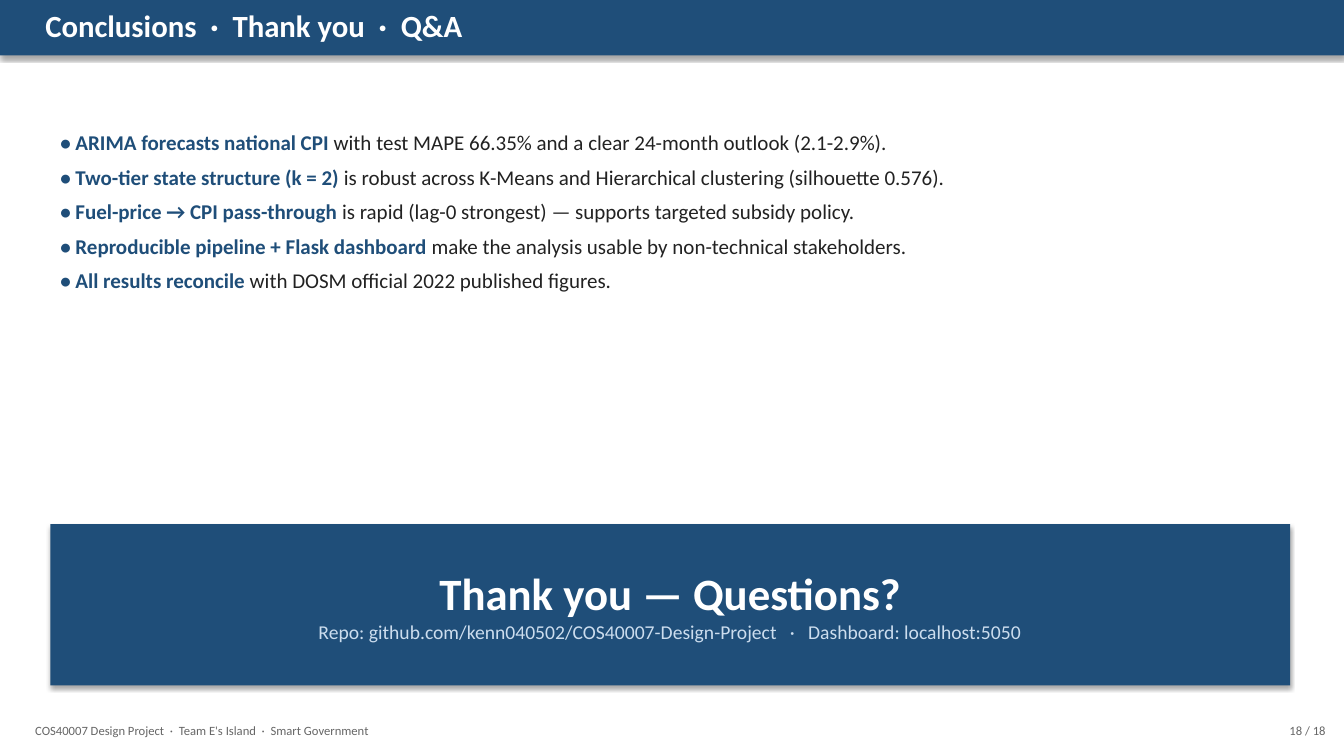
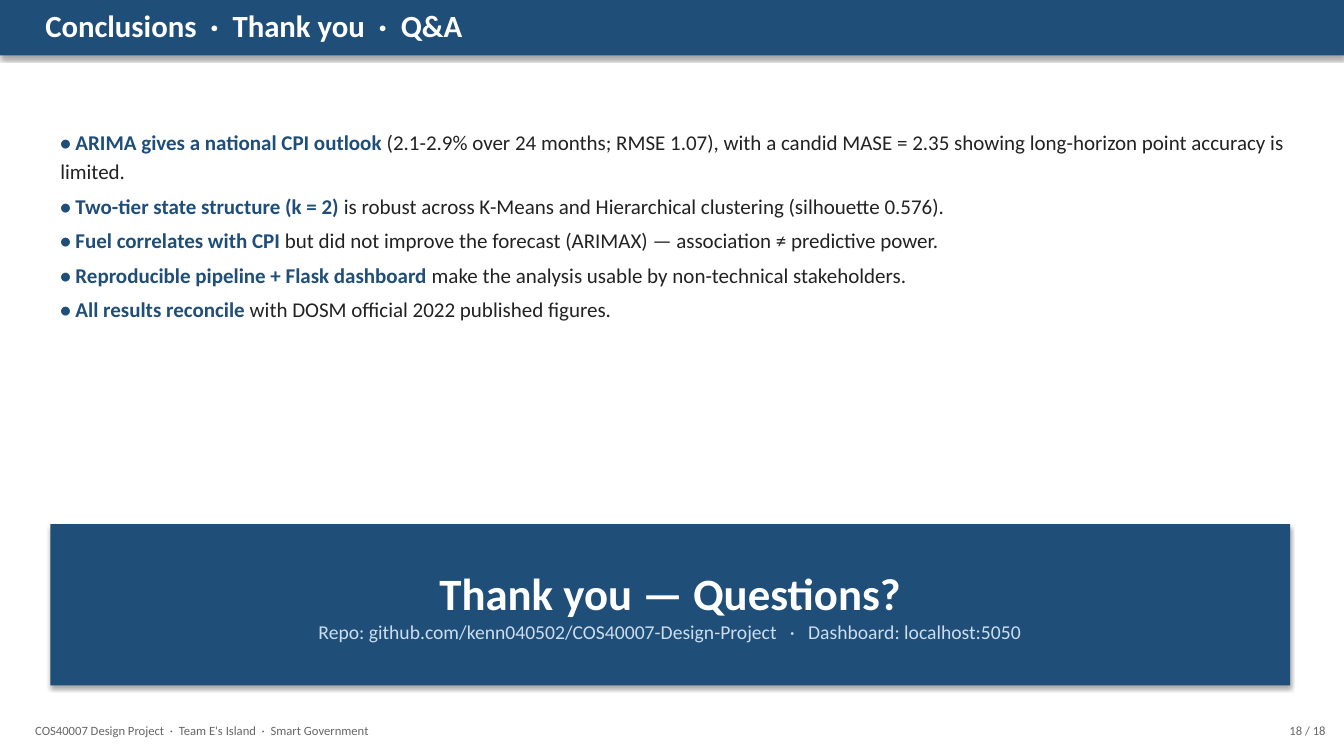
Before and after one commit to kenn040502/COS40007-Design-Project, a slide deck: slide 18 of outputs/COS40007_E's_Island_Presentation.pptx. Drawn at 1344x756 pixels with LibreOffice and Linux fonts; fonts in the diff are those of the drawing. Boxes give left, top, right and bottom in pixels: in the first picture for what was removed or moved away, otherwise in the second. Text is boxed around its words. In the diff, an @@ line names an element or a change of style, - is before the commit and + after.

```diff
--- a/outputs/COS40007_E's_Island_Presentation.pptx
+++ b/outputs/COS40007_E's_Island_Presentation.pptx
@@ text at [60, 135, 1283, 179]: text changed @@
-• ARIMA forecasts national CPI with test MAPE 66.35% and a clear 24-month outlook (2.1-2.9%).
+• ARIMA gives a national CPI outlook (2.1-2.9% over 24 months; RMSE 1.07), with a candid MASE = 2.35 showing long-horizon point accuracy is limited.
@@ text at [75, 233, 938, 252]: text changed @@
-• Fuel-price → CPI pass-through is rapid (lag-0 strongest) — supports targeted subsidy policy.
+• Fuel correlates with CPI but did not improve the forecast (ARIMAX) — association ≠ predictive power.
```
Also in this commit, not shown: 6 other slides changed, 20 other files.
